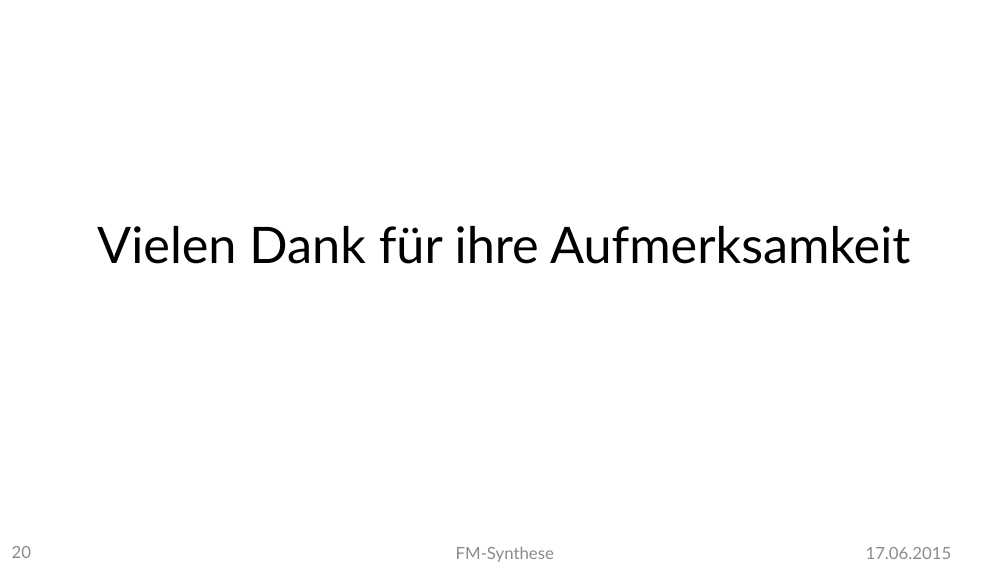
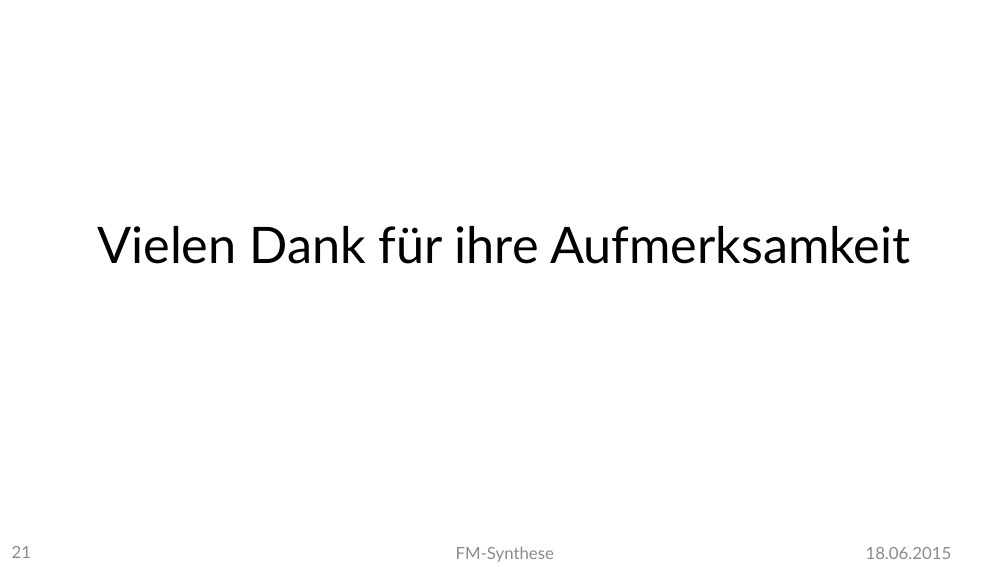
Before and after one commit to MBulli/VSeminar, a slide deck: slide 21 of Praesentation/FMSynthese-Gary.pptx (slide 20 before the commit). Drawn at 1008x567 pixels with LibreOffice and Linux fonts; fonts in the diff are those of the drawing; background and template pictures are left out. Boxes give left, top, right and bottom in pixels: in the first picture for what was removed or moved away, otherwise in the second. Text is boxed around its words. In the diff, an @@ line names an element or a change of style, - is before the commit and + after.

```diff
--- a/Praesentation/FMSynthese-Gary.pptx
+++ b/Praesentation/FMSynthese-Gary.pptx
@@ page number at box(12, 546, 31, 558): text changed @@
-20
+21
@@ text at box(866, 547, 952, 559): text changed @@
-17.06.2015
+18.06.2015
```
Also in this commit, not shown: 17 other slides changed, 1 slide added, 1 other file.
